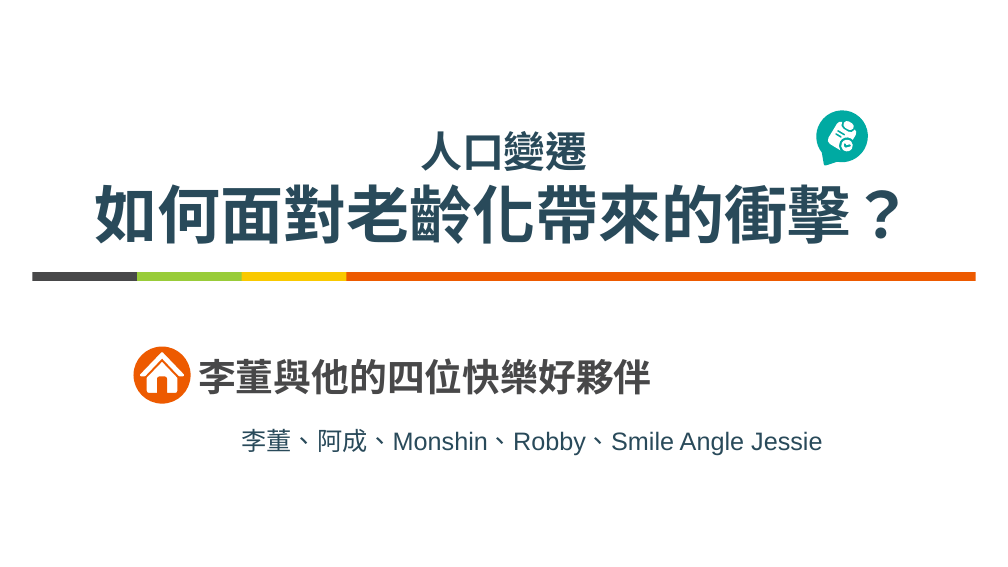
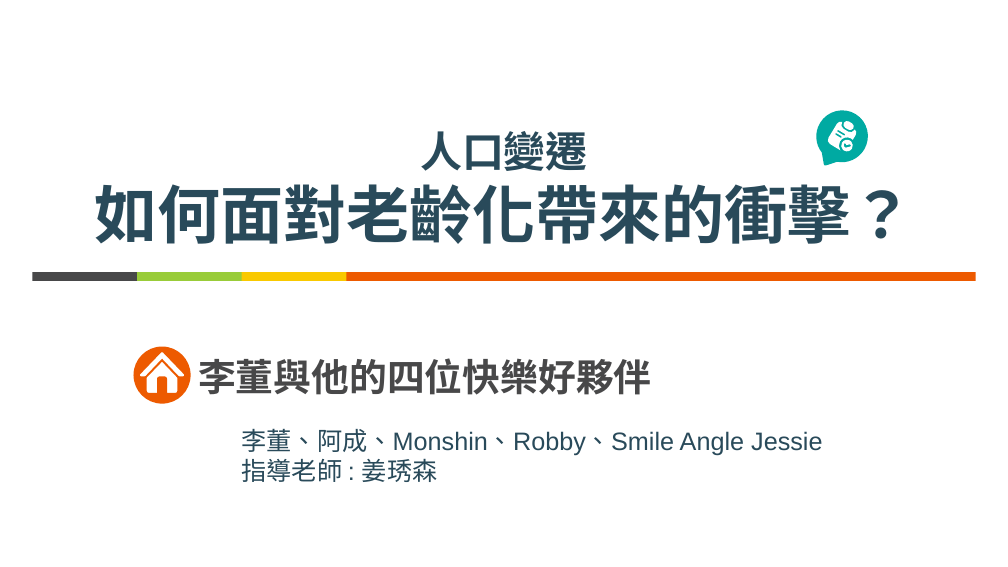
Before and after one commit to explooosion/ChiayiHackathon, a slide deck: slide 1 of 0716黑蚵松.pptx. Drawn at 1008x567 pixels with LibreOffice and Linux fonts; fonts in the diff are those of the drawing. Boxes give left, top, right and bottom in pixels: in the first picture for what was removed or moved away, otherwise in the second. Text is boxed around its words. In the diff, an @@ line names an element or a change of style, - is before the commit and + after.

Commit message:
update ppt

```diff
--- a/0716黑蚵松.pptx
+++ b/0716黑蚵松.pptx
@@ text at bbox=[241, 458, 438, 482]: paragraph added @@
+指導老師 : 姜琇森
```
